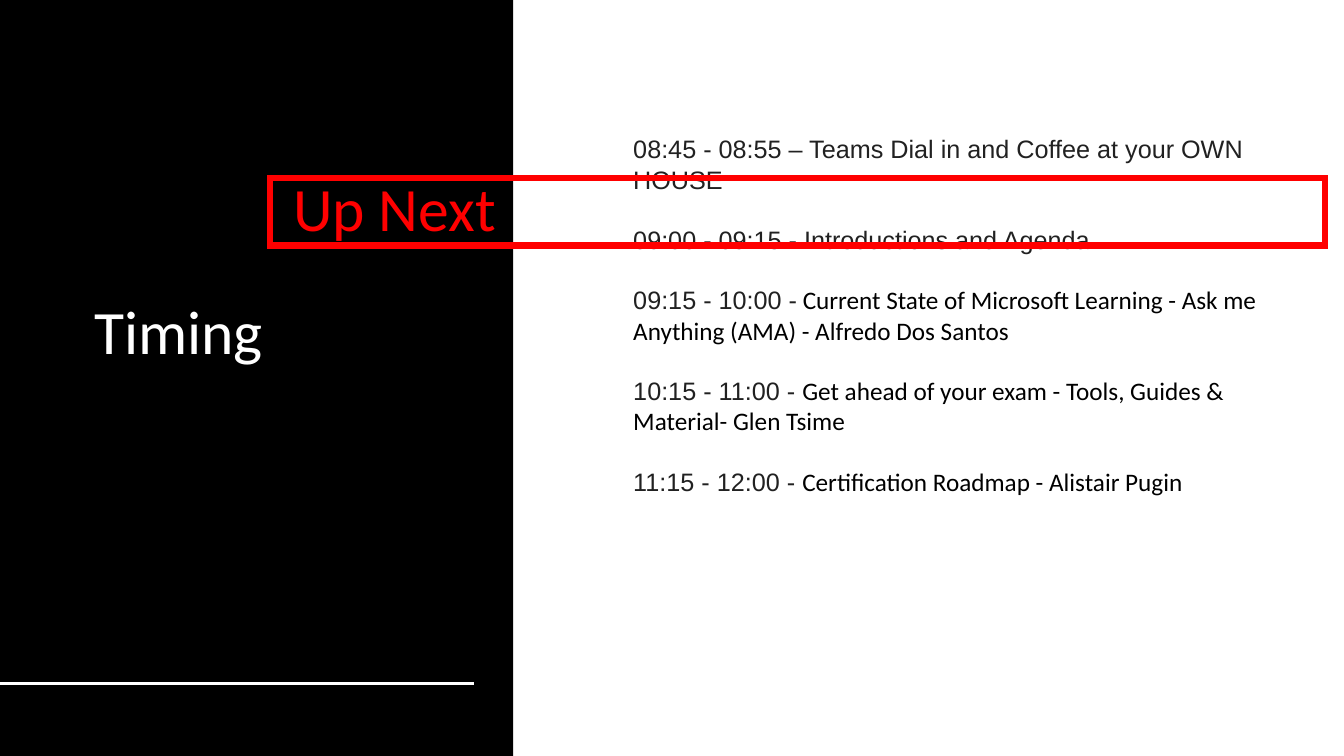
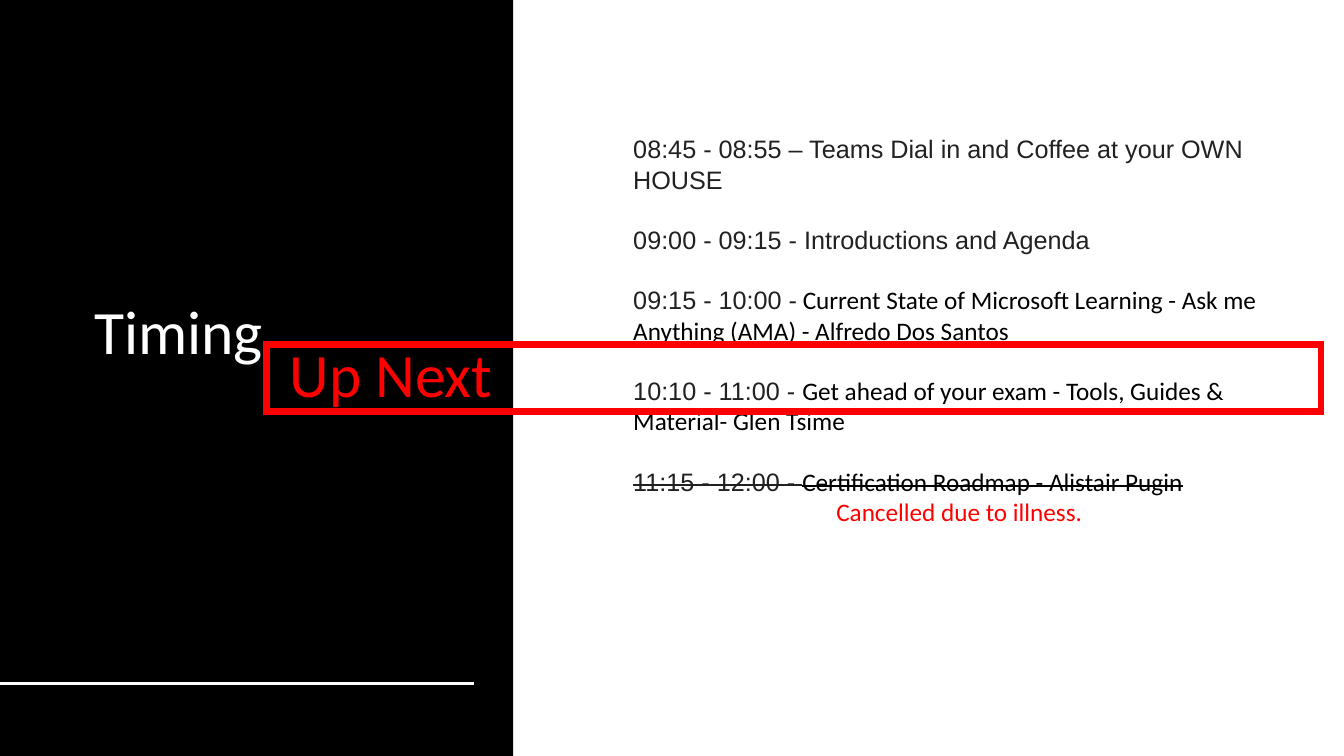
Before and after one commit to nicolasblank/cloudfridays, a slide deck: slide 6 of content/August - Certification/0. Introduction.pptx. Drawn at 1344x756 pixels with LibreOffice and Linux fonts; fonts in the diff are those of the drawing; background and template pictures are left out. Boxes give left, top, right and bottom in pixels: in the first picture for what was removed or moved away, otherwise in the second. Text is boxed around its words. In the diff, an @@ line names an element or a change of style, - is before the commit and + after.

```diff
--- a/content/August - Certification/0. Introduction.pptx
+++ b/content/August - Certification/0. Introduction.pptx
@@ text at (633, 139, 1256, 522): text changed @@
-08:45 - 08:55 – Teams Dial in and Coffee at your OWN HOUSE
-09:00 - 09:15 - Introductions and Agenda
-09:15 - 10:00 - Current State of Microsoft Learning - Ask me Anything (AMA) - Alfredo Dos Santos
-10:15 - 11:00 - Get ahead of your exam - Tools, Guides & Material- Glen Tsime
-11:15 - 12:00 - Certification Roadmap - Alistair Pugin
+08:45 - 08:55 – Teams Dial in and Coffee at your OWN HOUSE
+09:00 - 09:15 - Introductions and Agenda
+09:15 - 10:00 - Current State of Microsoft Learning - Ask me Anything (AMA) - Alfredo Dos Santos
+10:10 - 11:00 - Get ahead of your exam - Tools, Guides & Material- Glen Tsime
+11:15 - 12:00 - Certification Roadmap - Alistair Pugin
+Cancelled due to illness.
@@ text "Up Next": place and size @@
-text "Up Next" at (293, 180, 496, 246)
+text "Up Next" at (290, 346, 492, 412)
@@ rectangle: place and size @@
-rectangle at (270, 178, 1325, 246)
+rectangle at (266, 345, 1321, 412)
```
Also in this commit, not shown: 4 other files.
